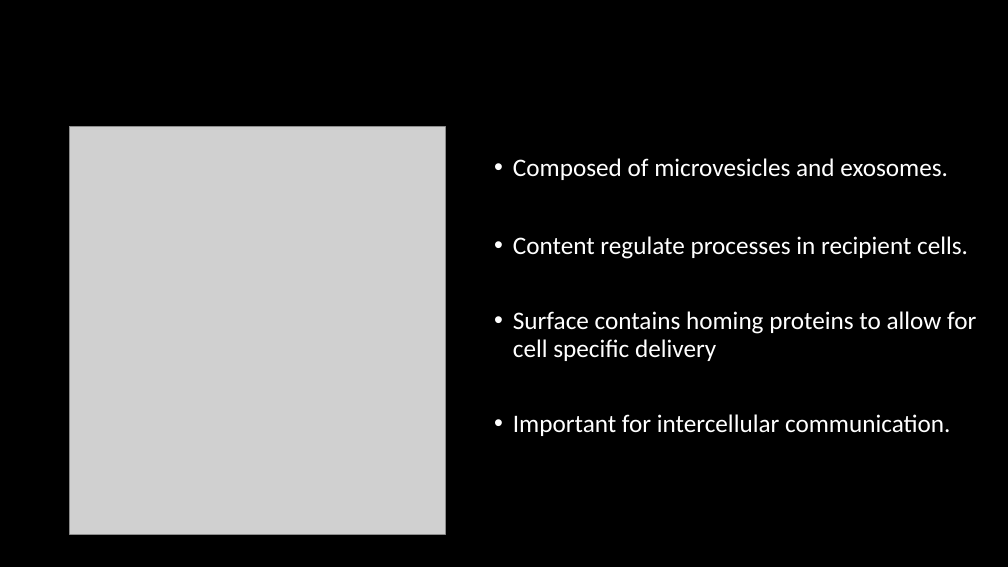
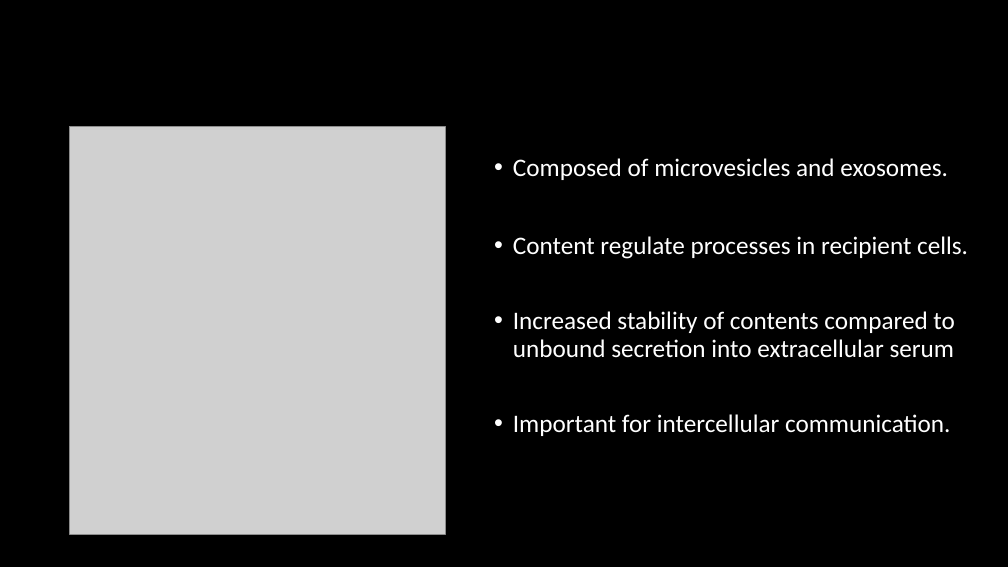
Before and after one commit to HarleyRobinson/Honours2, a slide deck: slide 3 of BackgroundInfo/Selective export of microRNA via extracellular vesicles.pptx. Drawn at 1008x567 pixels with LibreOffice and Linux fonts; fonts in the diff are those of the drawing; grey boxes stand for pictures; background and template pictures are left out. Boxes give left, top, right and bottom in pixels: in the first picture for what was removed or moved away, otherwise in the second. Text is boxed around its words. In the diff, an @@ line names an element or a change of style, - is before the commit and + after.

```diff
--- a/BackgroundInfo/Selective export of microRNA via extracellular vesicles.pptx
+++ b/BackgroundInfo/Selective export of microRNA via extracellular vesicles.pptx
@@ text at (x1=513, y1=311, x2=955, y2=358): text changed @@
-• Surface contains homing proteins to allow for cell specific delivery
+• Increased stability of contents compared to unbound secretion into extracellular serum
```
Also in this commit, not shown: 6 other slides changed, 1 slide added, 24 other files.
